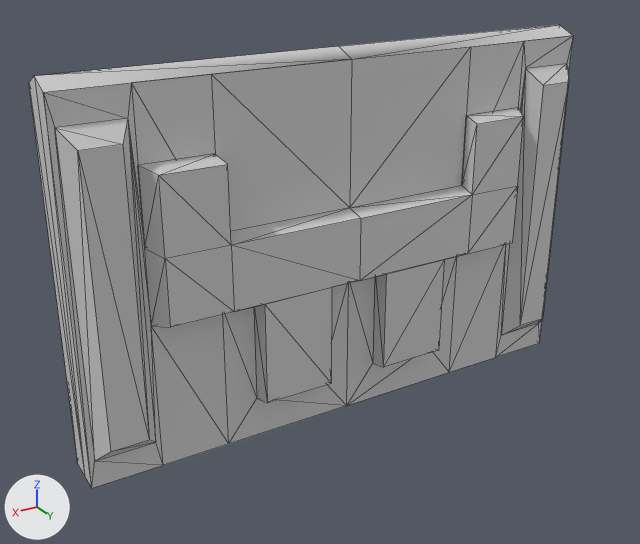
Before and after pictures for a commit that changed the COLLADA model Objects3d/wall2.dae.
Rendered twice from a 50 mm lens placed at (205.0, 325.0, 233.0), pointed at (15.0, 9.0, 74.0). Lighting does not change. The marker at lower left points along +X, +Y and +Z. Mesh edges are drawn as thin lines.
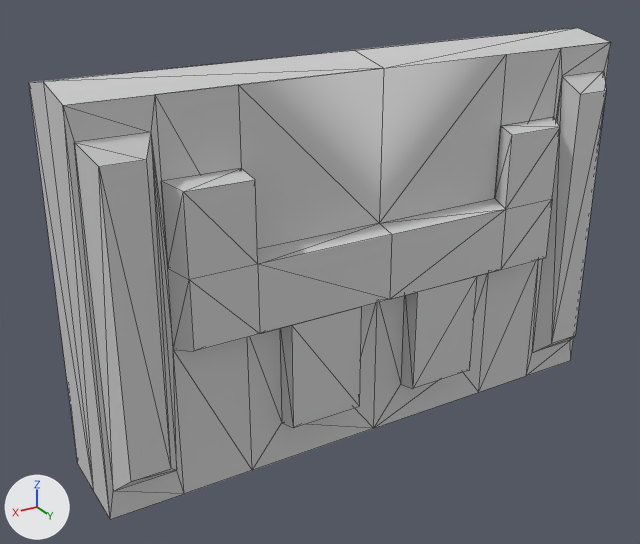
The newer file is also turned or shifted as a whole; pictures and numbers use the older file's frame.

Changed parts and their boxes (x1, y1, x2, y2) in the pictures (640 x 544 px; the box of a moved part takes in the faces that stretch with it):
'Cube', reshaped (7% wider, 6% taller)
    before: (29, 25, 573, 488)
    after: (29, 28, 611, 519)
part 1 of me_cube_003, moved or reshaped
    before: (29, 25, 573, 488)
    after: (29, 28, 609, 518)
part 2 of me_cube_003, moved or reshaped
    before: (43, 36, 573, 488)
    after: (63, 42, 611, 519)

What changed in the scene script:
```text
Change me_cube_003:
    where me_cube_003.from_pydata(...)  # 153 vertices, 288 faces; spans x -128.0..128.0, y -19.0..19.0, z -84.0..88.0
    used by ob_cube; location = (0.0, 0.0, 84.0)
    me_cube_003 part 1: all 5 vertices in x -128.0..128.0, y 0.0, z -84.0..88.0 are moved by (0.0, 12.0, 0.0)
    me_cube_003 part 2: all 74 vertices in x -128.0..128.0, y 10.0..19.0, z -84.0..84.0 are moved by (0.0, 24.0, 0.0)
```
